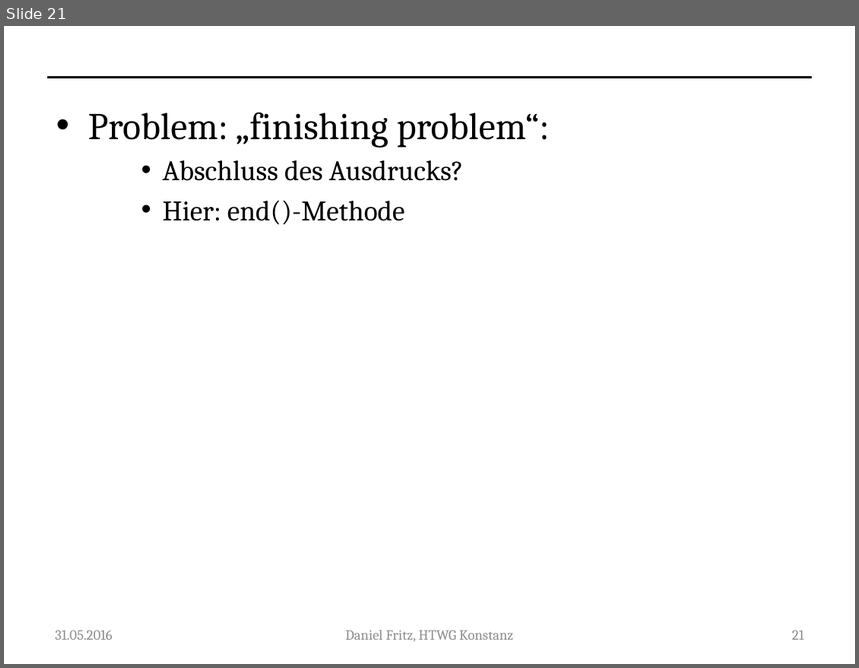
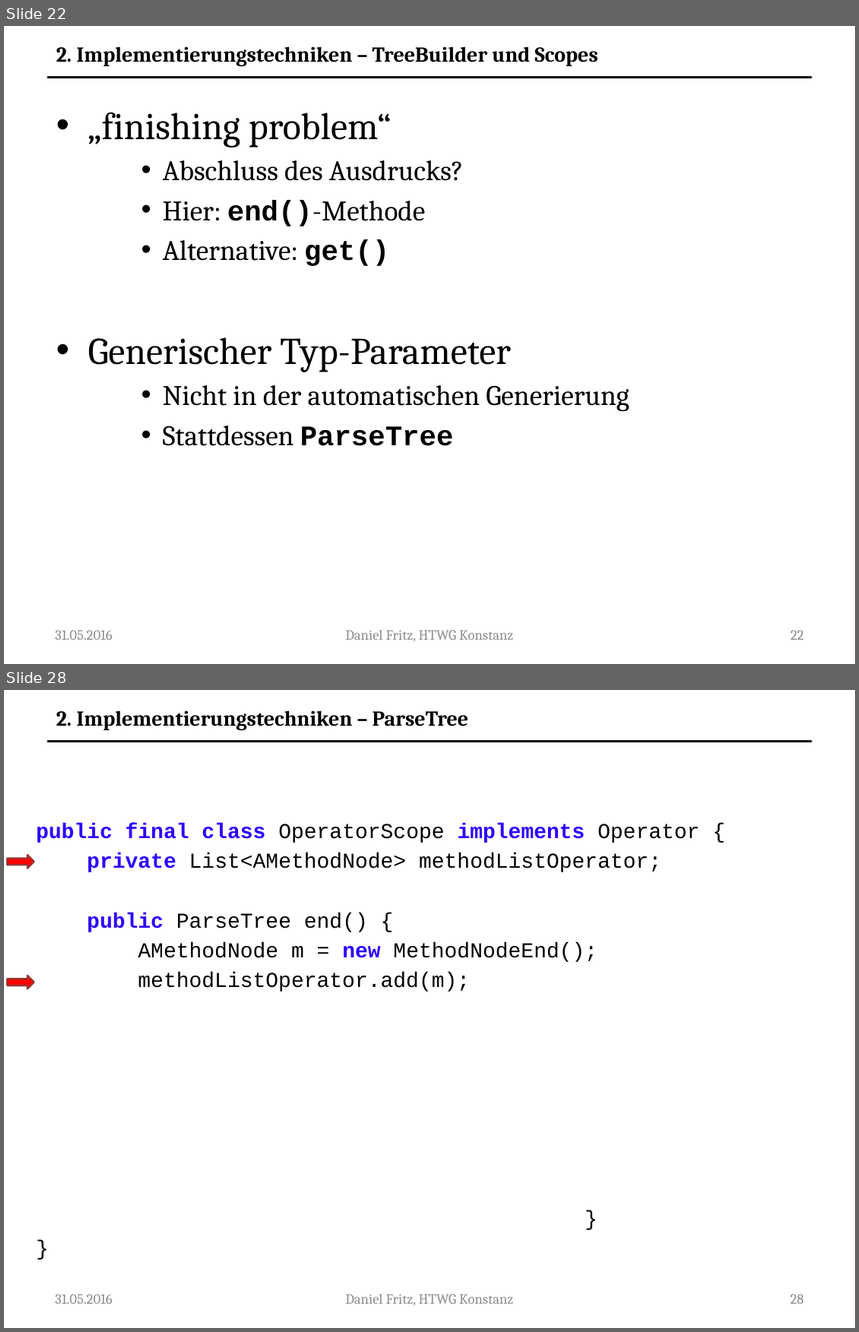
Before and after one commit to Guldenbart/MA, a slide deck: ppt/MA.pptx. Shown one above the other, each under a label of ours: slide 21 before the commit, slides 22 and 28 after it; the slides between them are not shown. The pictures are 859x668 and 859x1332 pixels, drawn with LibreOffice and Linux fonts; fonts in the diff are those of the drawing. Boxes give left, top, right and bottom in pixels: in the first picture for what was removed or moved away, otherwise in the second. Text is boxed around its words. In the diff, an @@ line names an element or a change of style, - is before the commit and + after.

```diff
--- a/ppt/MA.pptx
+++ b/ppt/MA.pptx
@@ slide 28 added at [4,690,855,1328], background #FFFFFF; not listed: 1 template element that a slide beside it also shows @@
@@ text added at [56,711,469,730], 18 pt, text #000000, bold @@
+2. Implementierungstechniken – ParseTree
@@ text added at [36,823,699,992], 18 pt, text #000000 @@
+public final class OperatorScope implements Operator {
+private List<AMethodNode> methodListOperator;
+public ParseTree end() {
+AMethodNode m = new MethodNodeEnd();
+methodListOperator.add(m);
+}
+}
@@ right arrow added at [7,855,34,869], fill #FF0000, outline #953735 1.5 pt @@
@@ right arrow added at [7,976,34,989], fill #FF0000, outline #953735 1.5 pt @@
@@ text added at [55,1294,112,1304], 12 pt, text #8C8C8C @@
+31.05.2016
@@ text added at [345,1294,513,1306], 12 pt, text #8C8C8C @@
+Daniel Fritz, HTWG Konstanz
@@ page number added at [791,1294,804,1304], 12 pt, text #8C8C8C @@
+28
@@ what was slide 21 is now slide 22 @@
@@ slide 22 changed as well @@
@@ text added at [56,47,598,66], 18 pt, text #000000, bold @@
+2. Implementierungstechniken – TreeBuilder und Scopes
@@ text at [88,112,392,148]: text changed @@
-• Problem: „finishing problem“:
+• „finishing problem“
@@ text at [163,200,426,227]: font Cambria to Courier New, bold on in "end()-Methode" @@
@@ text at [88,240,629,446]: paragraphs added @@
+    • Alternative: get()
+• Generischer Typ-Parameter
+    • Nicht in der automatischen Generierung
+    • Stattdessen ParseTree
@@ page number at [791,630,804,640]: text changed @@
-21
+22
```
Also in this commit, not shown: 12 other slides changed, 10 other slides added.
